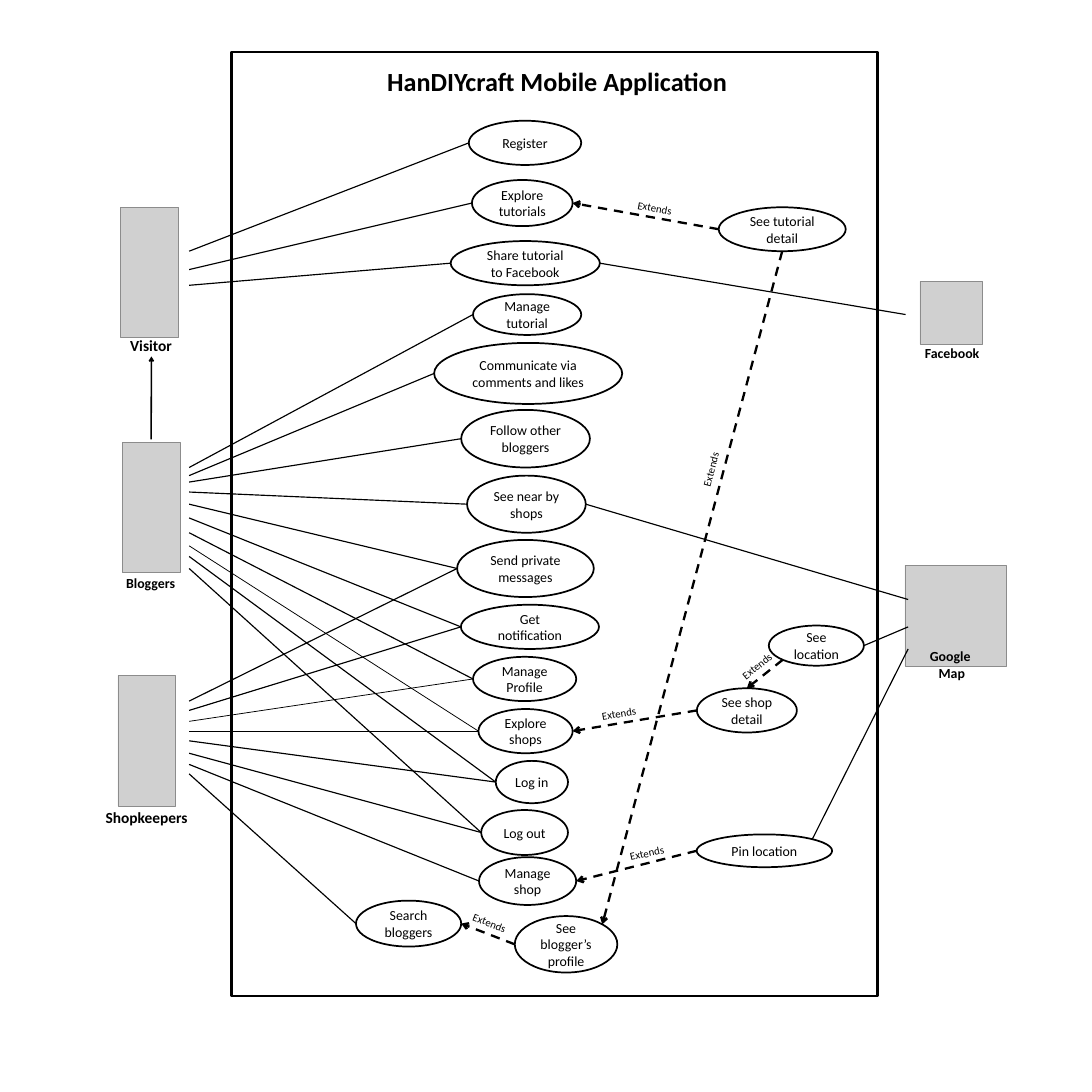
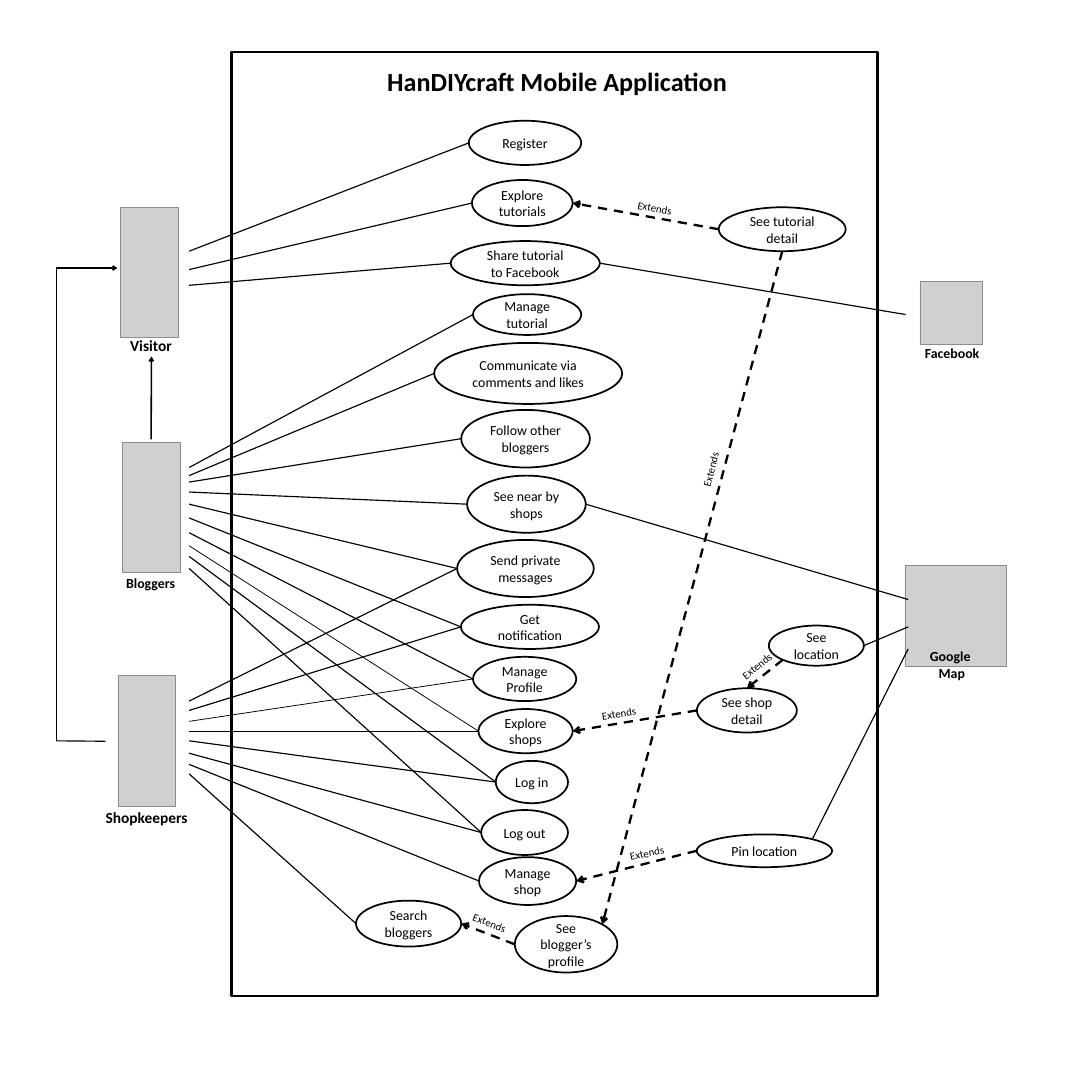
Before and after one commit to asciidaitoon/HanDIYcraft, a slide deck: slide 1 of SRS/use case v.2.1 .pptx. Drawn at 1092x1092 pixels with LibreOffice and Linux fonts; fonts in the diff are those of the drawing; grey boxes stand for pictures. Boxes give left, top, right and bottom in pixels: in the first picture for what was removed or moved away, otherwise in the second. Text is boxed around its words. In the diff, an @@ line names an element or a change of style, - is before the commit and + after.

```diff
--- a/SRS/use case v.2.1 .pptx
+++ b/SRS/use case v.2.1 .pptx
@@ line added from (57, 741) to (57, 268), #000000 1.5 pt @@
@@ arrow added from (57, 268) to (118, 268), #000000 2 pt @@
@@ line added from (57, 741) to (105, 741), #000000 1.5 pt @@
```
Also in this commit, not shown: 30 other files.
